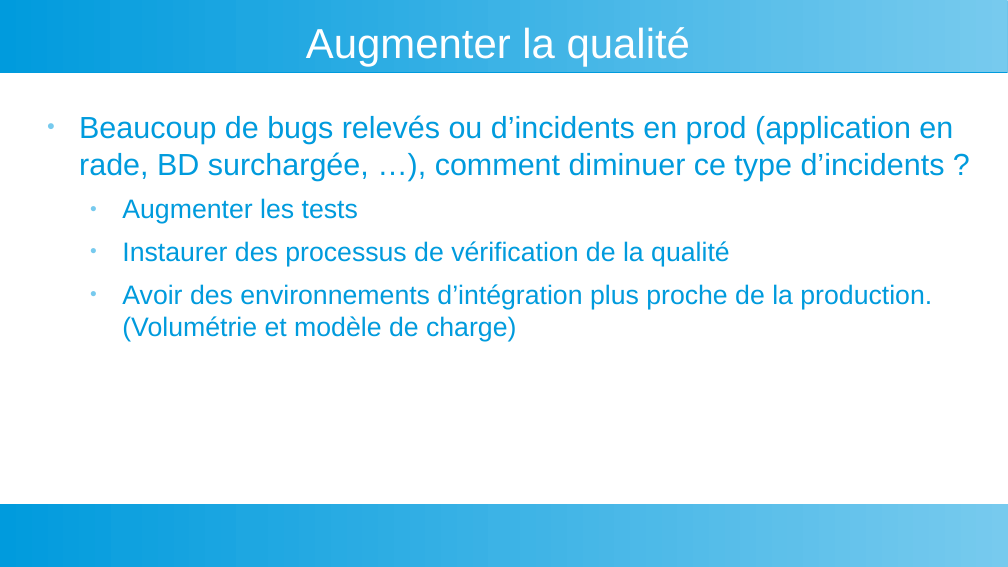
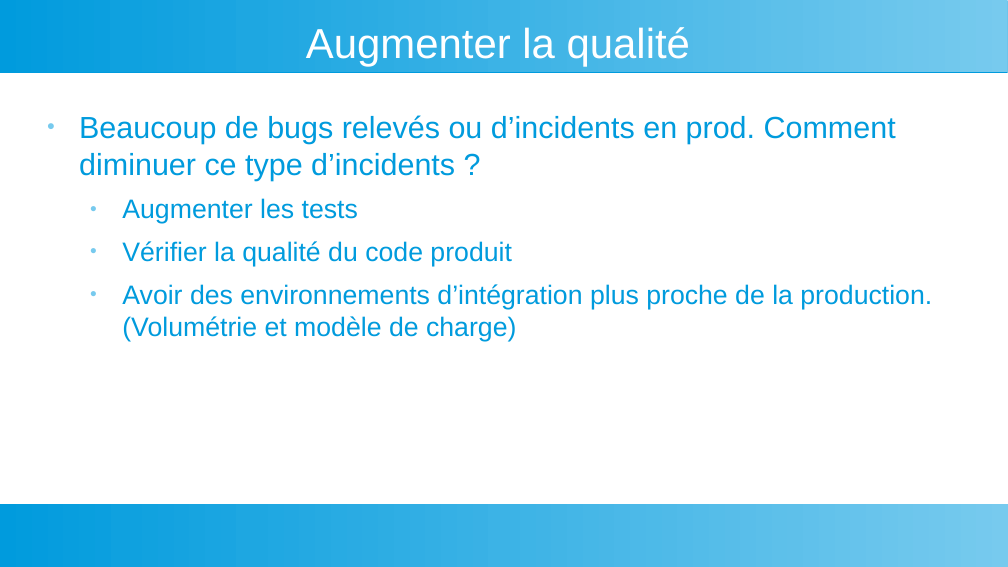
Before and after one commit to dthibau/bceao-cursus, a slide deck: slide 21 of 1_etatdeslieux/RapportAudit.odp. Drawn at 1008x567 pixels with LibreOffice and Linux fonts; fonts in the diff are those of the drawing. Boxes give left, top, right and bottom in pixels: in the first picture for what was removed or moved away, otherwise in the second. Text is boxed around its words. In the diff, an @@ line names an element or a change of style, - is before the commit and + after.

```diff
--- a/1_etatdeslieux/RapportAudit.odp
+++ b/1_etatdeslieux/RapportAudit.odp
@@ text at box(79, 115, 896, 180): text changed @@
-● Beaucoup de bugs relevés ou d’incidents en prod (application en rade, BD surchargée, …), comment diminuer ce type d’incidents ?
+● Beaucoup de bugs relevés ou d’incidents en prod. Comment diminuer ce type d’incidents ?
@@ text at box(122, 241, 512, 266): text changed @@
-  ● Instaurer des processus de vérification de la qualité
+  ● Vérifier la qualité du code produit
```
Also in this commit, not shown: 17 other slides changed, 1 other file.
